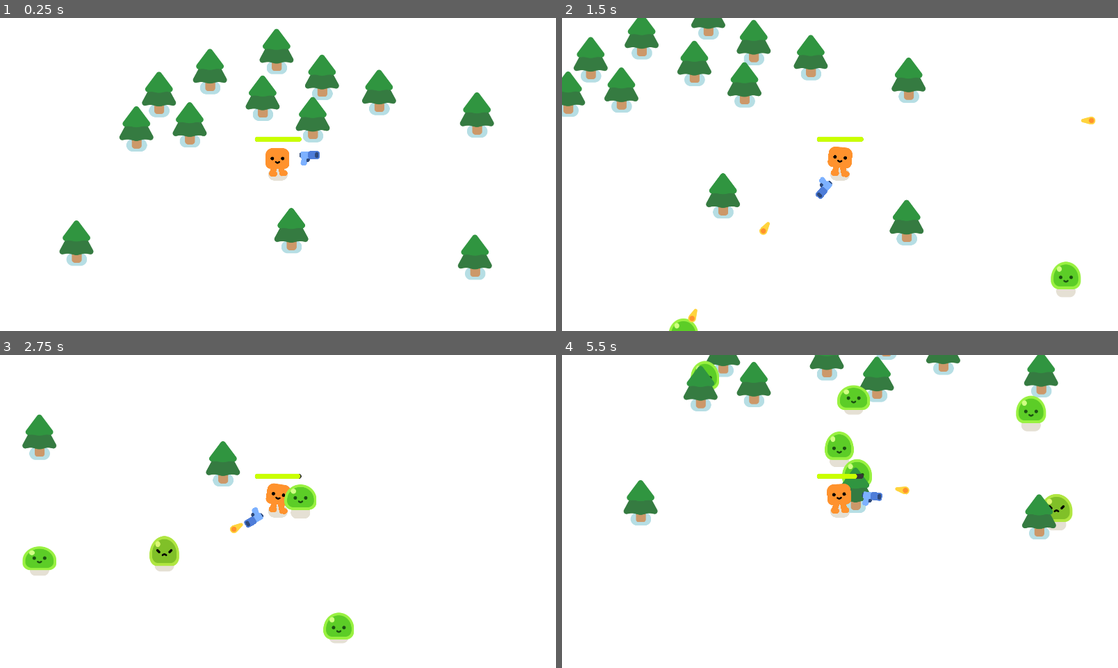
Above: before the commit, frames 1-4 (two rows, left to right).
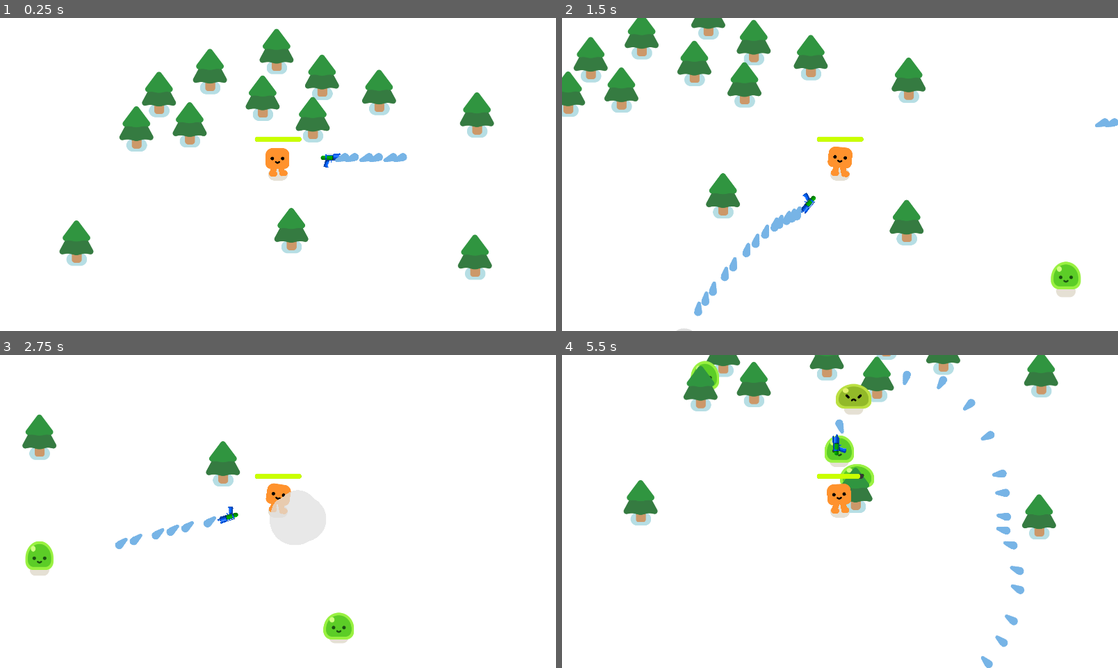
Above: after the commit, the same moments.

Repository: GlutenFreeGrass/Final-Project-Vampire-Survivor
Game: Godot game, scene res://survivors_game.tscn
The game is run twice, just before and just after one commit, with the same random seed, the same clock (stepped at 60 frames per second) and the same inputs.
Inputs:
- Up to frame 1 (0.25 s): no input
- Up to frame 2 (1.5 s): hold D (move_right) 0.53-1.28 s; hold S (move_down) from 1.28 s (still down)
- Up to frame 3 (2.75 s): release S (move_down) at 2.03 s; hold D (move_right) from 2.03 s (still down)
- Up to frame 4 (5.5 s): release D (move_right) at 2.78 s; hold W (move_up) 2.78-3.53 s; hold A (move_left) 3.53-5.03 s; hold S (move_down) from 5.03 s (still down)

The runs differ from the first frame. In frame 1, 0.5% of the frame differs, in the area x 53-74%, y 42-48%; in frame 2, 1.2%; in frame 3, 1.8%; in frame 4, 2.7%, in the area x 47-92%, y 4-100%.

Commit message:
Added Water Gun and Water Bullets

Diff:
--- a/2d-project-start/bullet.tscn
+++ b/2d-project-start/bullet.tscn
@@ -14,10 +14,12 @@
 script = ExtResource("1_i5gpr")
 
 [node name="Projectile" type="Sprite2D" parent="."]
-position = Vector2(-11, 0)
+position = Vector2(9.53674e-07, 9.38367e-08)
+rotation = -0.362003
 texture = ExtResource("2_o7blr")
 
 [node name="CollisionShape2D" type="CollisionShape2D" parent="."]
+visible = false
 shape = SubResource("CircleShape2D_1cafj")
 
 [connection signal="body_entered" from="." to="." method="_on_body_entered"]
--- a/2d-project-start/gun.tscn
+++ b/2d-project-start/gun.tscn
@@ -1,7 +1,7 @@
 [gd_scene load_steps=4 format=3 uid="uid://byl0i5xjlojnr"]
 
-[ext_resource type="Texture2D" uid="uid://cswb5do8rrj7q" path="res://pistol/pistol.png" id="1_gra73"]
 [ext_resource type="Script" path="res://gun.gd" id="1_jgbqr"]
+[ext_resource type="Texture2D" uid="uid://ctcprpsi4vrhm" path="res://pistol/water-pistol-icon-cartoon-style-vector-23435164-removebg-preview.png" id="2_nseya"]
 
 [sub_resource type="CircleShape2D" id="CircleShape2D_bj7db"]
 radius = 996.587
@@ -17,15 +17,16 @@
 [node name="WeaponPivot" type="Marker2D" parent="."]
 
 [node name="Pistol" type="Sprite2D" parent="WeaponPivot"]
-position = Vector2(109, -11)
-texture = ExtResource("1_gra73")
+position = Vector2(185, 0)
+scale = Vector2(0.173107, 0.181195)
+texture = ExtResource("2_nseya")
 
 [node name="ShootingPoint" type="Marker2D" parent="WeaponPivot/Pistol"]
 unique_name_in_owner = true
-position = Vector2(26, -11)
+position = Vector2(207.26, -65.7049)
 
 [node name="Timer" type="Timer" parent="."]
-wait_time = 0.3
+wait_time = 0.04
 autostart = true
 
 [connection signal="timeout" from="Timer" to="." method="_on_timer_timeout"]
--- a/2d-project-start/mob.gd
+++ b/2d-project-start/mob.gd
@@ -1,6 +1,6 @@
 extends CharacterBody2D
 
-var health = 3
+var health = 10
 
 @onready var player = get_node("/root/Game/Player")
 
Not shown: 1 places in 2d-project-start/bullet.tscn that only renumber resources
Binary file changed: 2d-project-start/pistol/projectile.png
Binary file added: 2d-project-start/pistol/water-pistol-icon-cartoon-style-vector-23435164-removebg-preview.png
Not shown, changed: 2d-project-start/pistol/water-pistol-icon-cartoon-style-vector-23435164-removebg-preview.png.import
